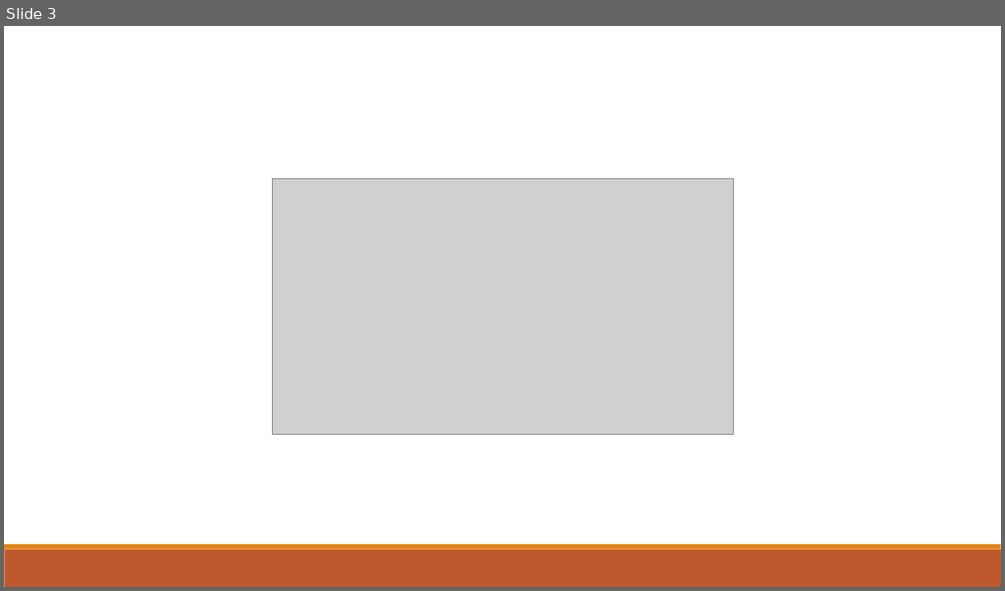
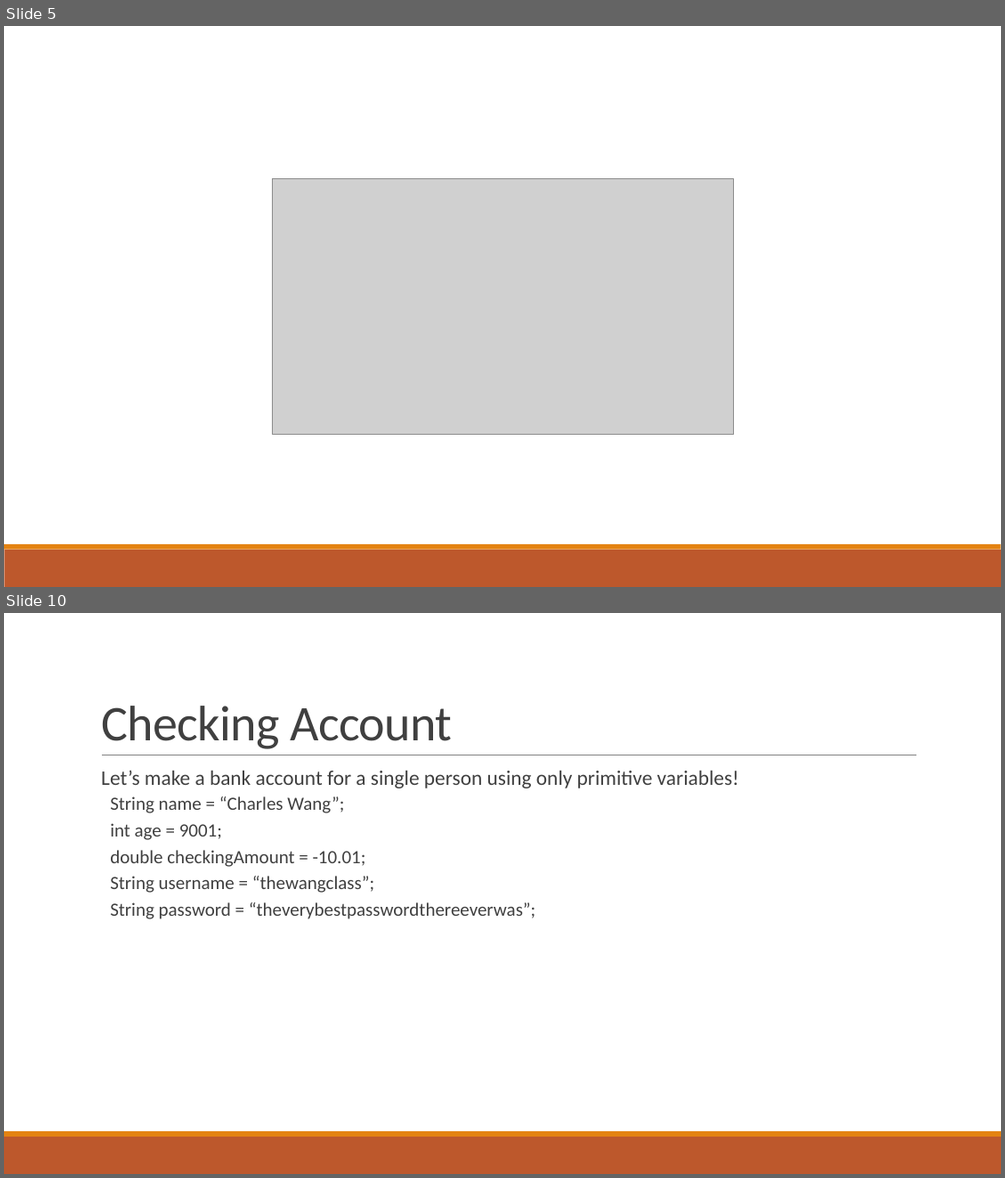
Before and after one commit to thewangclass/apcsa-curriculum, a slide deck: 02-Using-Objects/PowerPoints/01-Instances-of-Classes.pptx. Shown one above the other, each under a label of ours: slide 3 before the commit, slides 5 and 10 after it; the slides between them are not shown. The pictures are 1005x591 and 1005x1178 pixels, drawn with LibreOffice and Linux fonts; fonts in the diff are those of the drawing; grey boxes stand for pictures. Boxes give left, top, right and bottom in pixels: in the first picture for what was removed or moved away, otherwise in the second. Text is boxed around its words. In the diff, an @@ line names an element or a change of style, - is before the commit and + after.

```diff
--- a/02-Using-Objects/PowerPoints/01-Instances-of-Classes.pptx
+++ b/02-Using-Objects/PowerPoints/01-Instances-of-Classes.pptx
@@ slide 10 added at (4,613,1001,1174), background #FFFFFF; not listed: 2 template elements that a slide beside it also shows @@
@@ title added at (101,706,452,749), 48 pt, text #404040 @@
+Checking Account
@@ text added at (101,770,739,919), 18 pt, text #404040 @@
+  Let’s make a bank account for a single person using only primitive variables!
+  String name = “Charles Wang”;
+  int age = 9001;
+  double checkingAmount = -10.01;
+  String username = “thewangclass”;
+  String password = “theverybestpasswordthereeverwas”;
@@ line added from (102, 755) to (917, 755), #808080 0.5 pt @@
@@ what was slide 3 is now slide 5 @@
```
Also in this commit, not shown: 3 slides changed, 49 other slides added, 2 slides removed, 31 other files.
